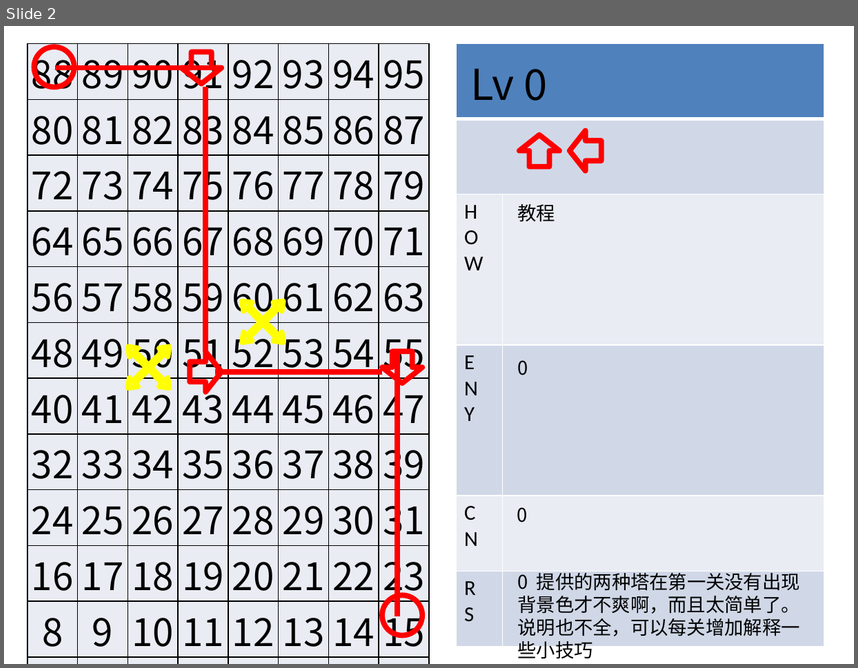
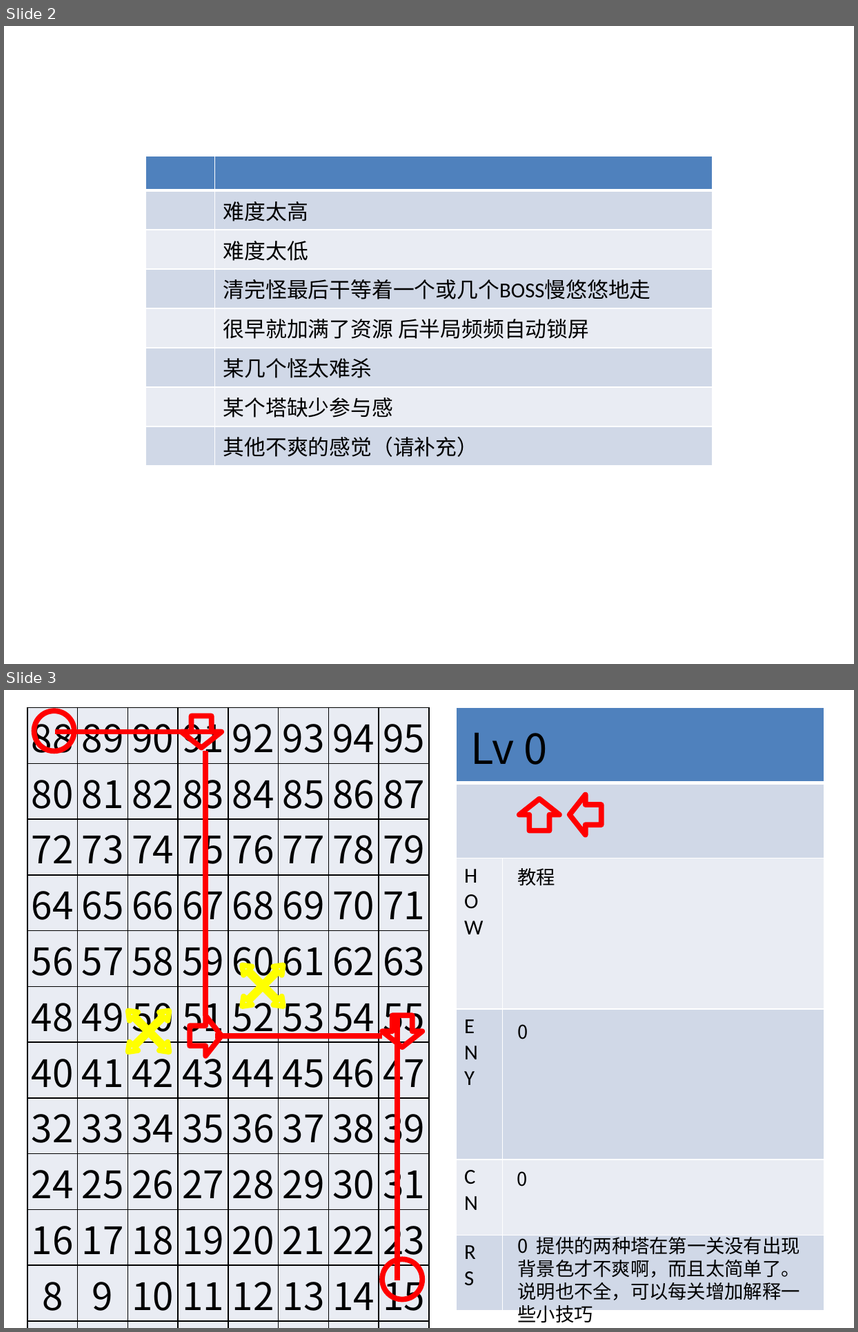
Before and after one commit to Crasader/ColorDefence, a slide deck: LEVELS.pptx. Shown one above the other, each under a label of ours: slide 2 before the commit, slides 2 and 3 after it. The pictures are 858x668 and 858x1332 pixels, drawn with LibreOffice and Linux fonts; fonts in the diff are those of the drawing. Boxes give left, top, right and bottom in pixels: in the first picture for what was removed or moved away, otherwise in the second. Text is boxed around its words. In the diff, an @@ line names an element or a change of style, - is before the commit and + after.

```diff
--- a/LEVELS.pptx
+++ b/LEVELS.pptx
@@ slide 2 added at <box>4,26,854,664</box>, background #FFFFFF @@
@@ table added at <box>146,156,712,459</box>, 8 rows, 2 columns @@
+ | 
+ | 难度太高
+ | 难度太低
+ | 清完怪最后干等着一个或几个BOSS慢悠悠地走
+ | 很早就加满了资源 后半局频频自动锁屏
+ | 某几个怪太难杀
+ | 某个塔缺少参与感
+ | 其他不爽的感觉（请补充）
@@ what was slide 2 is now slide 3 @@
```
Also in this commit, not shown: 53 other files.
